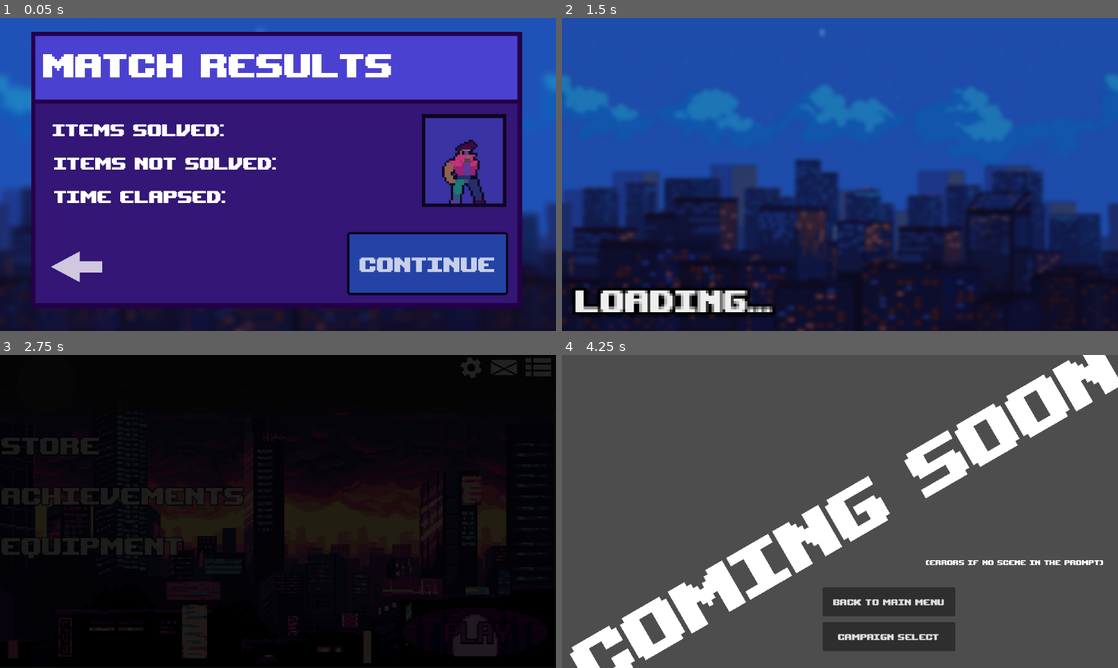
Above: before the commit, frames 1-4 (two rows, left to right).
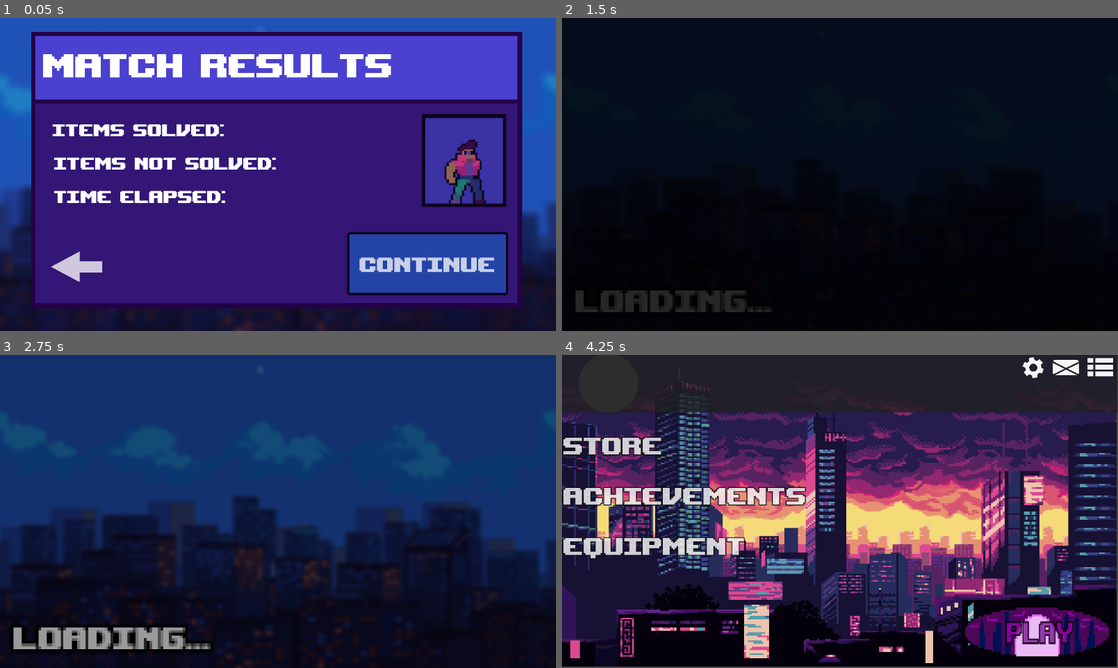
Above: after the commit, the same moments.

Repository: VinceAL-9/Mathfight
Game: Godot game, scene res://scenes/Whole game/Choose mode/campaign/Core gameplay/match_results.tscn
Two runs of this game, one before a commit and one after it. Both use one fixed random seed, a clock stepped at 60 frames per second and the inputs below. This scene is started directly instead of the project's main scene. Sound files missing from this copy of the repository are replaced by a short silence.
Inputs (mouse positions are in pixels of both pictures, inside the frame that each line leads up to):
- Up to frame 1 (0.05 s): no input
- Up to frame 2 (1.5 s): click (639, 265) at 0.5 s; click "Continue" at 1.25 s
- Up to frame 3 (2.75 s): click "Continue" at 2 s
- Up to frame 4 (4.25 s): click (684, 445) at 2.75 s, where only the run before the commit has a clickable "STORE"; click "STORE" at 3.5 s

The runs differ from the first frame. In frame 1, 0.4% of the frame differs, in the area x 79-88%, y 38-57%; in frame 2, 99%; in frame 3, 82%; in frame 4, 99%, in the area x 0-100%, y 0-100%.

Commit message:
Music for Match Results
Added the background music for match results screen

Diff:
--- a/scenes/Whole game/Choose mode/campaign/Core gameplay/game.tscn
+++ b/scenes/Whole game/Choose mode/campaign/Core gameplay/game.tscn
@@ -111,8 +111,8 @@
 corner_radius_bottom_right = 5
 corner_radius_bottom_left = 5
 
-[sub_resource type="Animation" id="Animation_0auvj"]
-resource_name = "fade_out"
+[sub_resource type="Animation" id="Animation_v7xk8"]
+length = 0.001
 tracks/0/type = "value"
 tracks/0/imported = false
 tracks/0/enabled = true
@@ -120,10 +120,10 @@
 tracks/0/interp = 1
 tracks/0/loop_wrap = true
 tracks/0/keys = {
-"times": PackedFloat32Array(0, 0.966667),
-"transitions": PackedFloat32Array(1, 1),
-"update": 0,
-"values": [Color(1, 1, 1, 0), Color(1, 1, 1, 1)]
+"times": PackedFloat32Array(0),
+"transitions": PackedFloat32Array(1),
+"update": 0,
+"values": [Color(1, 1, 1, 1)]
 }
 tracks/1/type = "value"
 tracks/1/imported = false
@@ -138,8 +138,8 @@
 "values": [true]
 }
 
-[sub_resource type="Animation" id="Animation_v7xk8"]
-length = 0.001
+[sub_resource type="Animation" id="Animation_7safa"]
+resource_name = "fade_in"
 tracks/0/type = "value"
 tracks/0/imported = false
 tracks/0/enabled = true
@@ -147,10 +147,37 @@
 tracks/0/interp = 1
 tracks/0/loop_wrap = true
 tracks/0/keys = {
-"times": PackedFloat32Array(0),
+"times": PackedFloat32Array(0, 1),
+"transitions": PackedFloat32Array(1, 1),
+"update": 0,
+"values": [Color(1, 1, 1, 1), Color(1, 1, 1, 0)]
+}
+tracks/1/type = "value"
+tracks/1/imported = false
+tracks/1/enabled = true
+tracks/1/path = NodePath("Transition/ColorRect:visible")
+tracks/1/interp = 1
+tracks/1/loop_wrap = true
+tracks/1/keys = {
+"times": PackedFloat32Array(1),
 "transitions": PackedFloat32Array(1),
-"update": 0,
-"values": [Color(1, 1, 1, 1)]
+"update": 1,
+"values": [false]
+}
+
+[sub_resource type="Animation" id="Animation_0auvj"]
+resource_name = "fade_out"
+tracks/0/type = "value"
+tracks/0/imported = false
+tracks/0/enabled = true
+tracks/0/path = NodePath("Transition/ColorRect:self_modulate")
+tracks/0/interp = 1
+tracks/0/loop_wrap = true
+tracks/0/keys = {
+"times": PackedFloat32Array(0, 0.966667),
+"transitions": PackedFloat32Array(1, 1),
+"update": 0,
+"values": [Color(1, 1, 1, 0), Color(1, 1, 1, 1)]
 }
 tracks/1/type = "value"
 tracks/1/imported = false
@@ -163,33 +190,6 @@
 "transitions": PackedFloat32Array(1),
 "update": 1,
 "values": [true]
-}
-
-[sub_resource type="Animation" id="Animation_7safa"]
-resource_name = "fade_in"
-tracks/0/type = "value"
-tracks/0/imported = false
-tracks/0/enabled = true
-tracks/0/path = NodePath("Transition/ColorRect:self_modulate")
-tracks/0/interp = 1
-tracks/0/loop_wrap = true
-tracks/0/keys = {
-"times": PackedFloat32Array(0, 1),
-"transitions": PackedFloat32Array(1, 1),
-"update": 0,
-"values": [Color(1, 1, 1, 1), Color(1, 1, 1, 0)]
-}
-tracks/1/type = "value"
-tracks/1/imported = false
-tracks/1/enabled = true
-tracks/1/path = NodePath("Transition/ColorRect:visible")
-tracks/1/interp = 1
-tracks/1/loop_wrap = true
-tracks/1/keys = {
-"times": PackedFloat32Array(1),
-"transitions": PackedFloat32Array(1),
-"update": 1,
-"values": [false]
 }
 
 [sub_resource type="AnimationLibrary" id="AnimationLibrary_nbrat"]
--- a/scenes/Whole game/Choose mode/campaign/Core gameplay/match_results.tscn
+++ b/scenes/Whole game/Choose mode/campaign/Core gameplay/match_results.tscn
@@ -67,7 +67,7 @@
 }],
 "loop": true,
 "name": &"idle",
-"speed": 5.0
+"speed": 10.0
 }]
 
 [node name="Control" type="Control"]
@@ -196,6 +196,7 @@
 text = "Continue"
 
 [node name="ColorRect5" type="ColorRect" parent="CanvasLayer/ContinueButton"]
+layout_mode = 0
 offset_left = 155.0
 offset_top = -244.0
 offset_right = 330.0
@@ -224,7 +225,7 @@
 scale = Vector2(4.57292, 3.89482)
 sprite_frames = SubResource("SpriteFrames_tc4w2")
 animation = &"idle"
-frame_progress = 0.968383
+frame_progress = 0.272894
 
 [connection signal="pressed" from="CanvasLayer/BackButton" to="." method="_on_back_button_pressed"]
 [connection signal="pressed" from="CanvasLayer/ContinueButton" to="." method="_on_continue_button_pressed"]
--- a/scripts/Whole game/Choose mode/campaign/Core gameplay/game.gd
+++ b/scripts/Whole game/Choose mode/campaign/Core gameplay/game.gd
@@ -159,6 +159,6 @@
 
 	await get_tree().create_timer(5.0).timeout # wait 5 seconds before final action
 
-	# Now show a Game Over screen or quit
+	# Now show a Game Over screen or quit, as well as play the corresponding music
+	Music.play_match_results()
 	get_tree().change_scene_to_file("res://scenes/Whole game/Choose mode/campaign/Core gameplay/match_results.tscn")
-	print("Game Over") # Optional: Replace with UI or scene change
--- a/scripts/Whole game/Choose mode/campaign/Core gameplay/pause_button.gd
+++ b/scripts/Whole game/Choose mode/campaign/Core gameplay/pause_button.gd
@@ -14,6 +14,7 @@
 func _on_exit_button_pressed() -> void:
 	resume()
 	Transition.play("fade_out")
+	Music.play_menu_music()
 	await get_tree().create_timer(1).timeout
 	get_tree().change_scene_to_file("res://scenes/Whole game/Choose mode/campaign/campaign_select.tscn")
 
--- a/scripts/Whole game/Choose mode/campaign/match_results.gd
+++ b/scripts/Whole game/Choose mode/campaign/match_results.gd
@@ -6,8 +6,9 @@
 	animated_sprite_2d.play("idle")
 
 func _on_back_button_pressed() -> void:
-	Functions.load_screen_to_scene("res://scenes/Whole game/main_menu.tscn")
+	pass
 
 
 func _on_continue_button_pressed() -> void:
-	pass # Replace with function body.
+	Music.play_menu_music()
+	Functions.load_screen_to_scene("res://scenes/Whole game/main_menu.tscn")
--- a/scripts/Whole game/music_player.gd
+++ b/scripts/Whole game/music_player.gd
@@ -51,3 +51,9 @@
 	await get_tree().create_timer(2.0).timeout
 	main_menu_1.play()
 	current_music = main_menu_1
+
+func play_match_results() -> void:
+	current_music.stop()
+	await get_tree().create_timer(1.5).timeout
+	match_results.play()
+	current_music = match_results
Not shown: 1 places in scenes/Whole game/Choose mode/campaign/Core gameplay/match_results.tscn that only renumber resources
